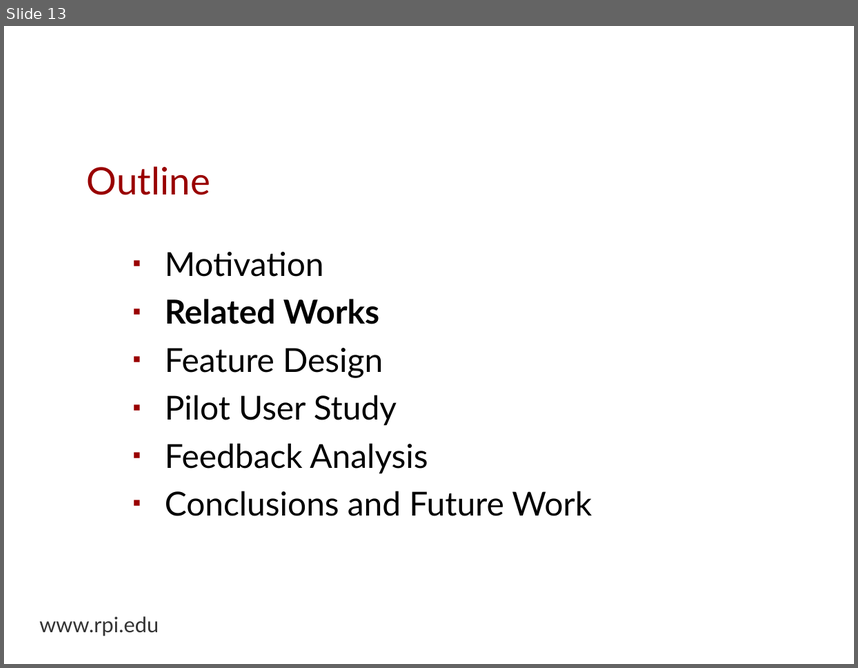
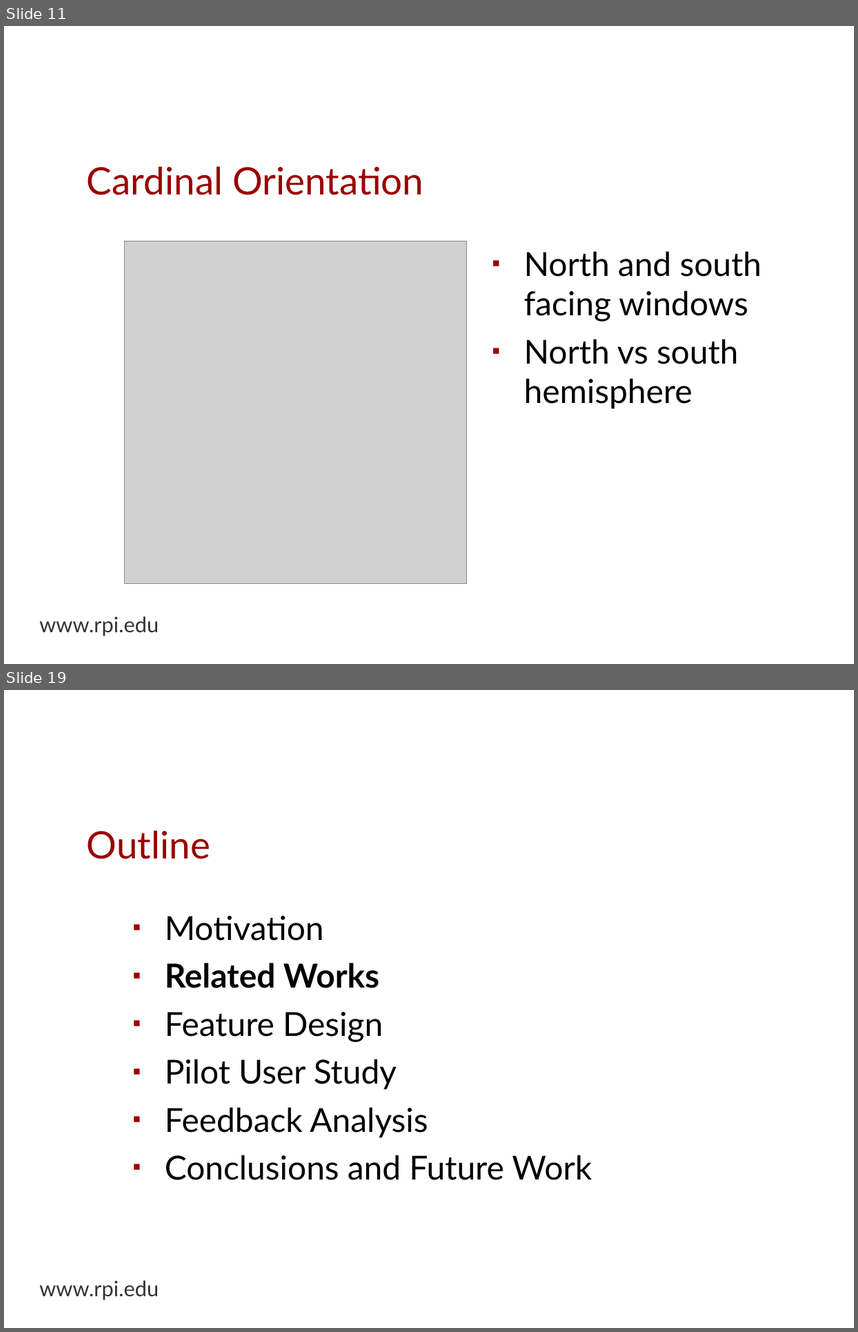
Before and after one commit to espinm2/master_presentation, a slide deck: max_espinoza.odp. Shown one above the other, each under a label of ours: slide 13 before the commit, slides 11 and 19 after it; the slides between them are not shown. The pictures are 858x668 and 858x1332 pixels, drawn with LibreOffice and Linux fonts; fonts in the diff are those of the drawing; grey boxes stand for pictures; background and template pictures are left out. Boxes give left, top, right and bottom in pixels: in the first picture for what was removed or moved away, otherwise in the second. Text is boxed around its words. In the diff, an @@ line names an element or a change of style, - is before the commit and + after.

```diff
--- a/max_espinoza.odp
+++ b/max_espinoza.odp
@@ slide 11 added at box(4, 26, 854, 664), background picture (left out); not listed: 1 template element that a slide beside it also shows @@
@@ title added at box(87, 166, 424, 195), 32 pt, text #990000 @@
+Cardinal Orientation
@@ picture added at box(125, 241, 467, 584) @@
@@ text added at box(524, 251, 762, 409), 28 pt, text #000000 @@
+▪ North and south facing windows
+▪ North vs south hemisphere
@@ what was slide 13 is now slide 19 @@
```
Also in this commit, not shown: 2 slides changed, 6 other slides added, 1 slide removed, 1 other file.
